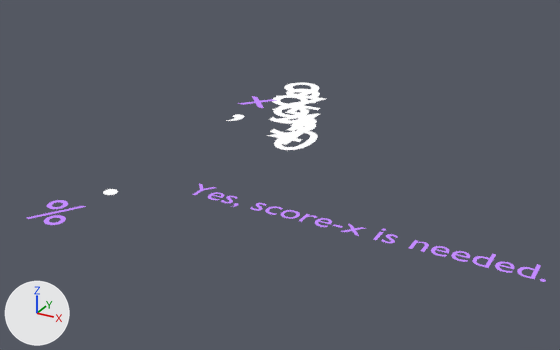
An edit to the Blender file rendermarker.numbers_score.blend, drawn before and after from the same camera.
Camera for both pictures: a 50 mm camera at (4.01, -4.66, 3.35) aimed at (0.95, 0.91, 0.56). Every picture has the same lights, and +X, +Y and +Z are marked at lower left. Text is drawn in Blender's own font.

The scene before the commit, as lines of its bpy script (objects in view):
```python
txt_text = bpy.data.curves.new('Text', 'FONT')
txt_text.body = 'Yes, score-x is needed.'
txt_text.materials.append(mat_sliderborderpurple_ish)  # purple #c48bff
txt_text.size = 0.3
txt_text_011 = bpy.data.curves.new('Text.011', 'FONT')
txt_text_011.body = '%'
txt_text_011.materials.append(mat_sliderborderpurple_ish)  # purple #c48bff
txt_text_011.align_x = 'CENTER'
txt_text_013 = bpy.data.curves.new('Text.013', 'FONT')
txt_text_013.body = '.'
txt_text_013.materials.append(mat_white)  # white #ffffff
txt_text_013.align_x = 'CENTER'
txt_text_013.align_y = 'CENTER'
txt_text_013.space_line = 0.53
txt_text_014 = bpy.data.curves.new('Text.014', 'FONT')
txt_text_014.body = ','
txt_text_014.materials.append(mat_white)  # white #ffffff
txt_text_014.align_x = 'CENTER'
txt_text_014.align_y = 'CENTER'
txt_text_014.space_line = 0.53
txt_text_016 = bpy.data.curves.new('Text.016', 'FONT')
txt_text_016.body = 'x'
txt_text_016.materials.append(mat_sliderborderpurple_ish)  # purple #c48bff
txt_text_016.align_x = 'CENTER'
txt_text_016.align_y = 'BOTTOM_BASELINE'
txt_text_016.space_line = 0.53
ob_text = bpy.data.objects.new('Text', txt_text)
ob_text.location = (0.643, -0.109, 0.734)
ob_text_001 = bpy.data.objects.new('Text.001', txt_text_011)
ob_text_001.location = (-0.001, -1.038, 0.734)
ob_text_001.scale = (0.521, 0.521, 0.521)
ob_text_057 = bpy.data.objects.new('Text.057', txt_text_013)
ob_text_057.location = (0.0, 0.0, 0.653)
ob_text_074 = bpy.data.objects.new('Text.074', txt_text_014)
ob_text_074.location = (0.0, 2.0, 0.691)
ob_text_075 = bpy.data.objects.new('Text.075', txt_text_016)
ob_text_075.location = (0.0, 2.0, 0.734)
ob_text_075.scale = (0.664, 0.664, 0.664)
```
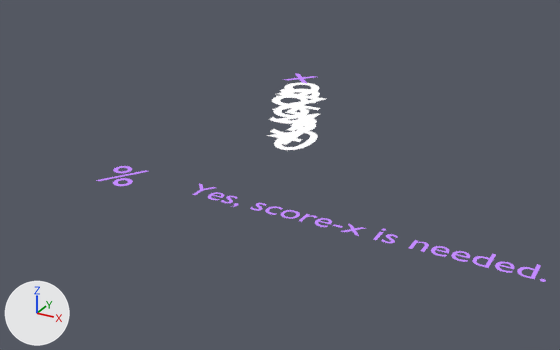
Boxes [x1, y1, x2, y2] around the edits, measured in the pictures (560 x 350 px):
'Text.001', moved
    before: [27, 200, 86, 225]
    after: [96, 166, 148, 186]
'Text.075', moved
    before: [237, 96, 277, 108]
    after: [283, 73, 315, 84]
'Text.074', moved
    before: [226, 114, 244, 121]
    after: [277, 89, 290, 94]
'Text.057', moved
    before: [103, 189, 118, 195]
    after: [279, 93, 290, 96]

The change, as a list of edits to the scene's bpy script:
```text
Change ob_text_001:
    ob_text_001.location: (-0.001, -1.038, 0.734) -> (-0.001, -0.258, 0.734)
Change ob_text_057:
    ob_text_057.location: (0.0, 0.0, 0.653) -> (0.0, 3.0, 0.653)
Change ob_text_074:
    ob_text_074.location: (0.0, 2.0, 0.691) -> (0.0, 3.0, 0.691)
Change ob_text_075:
    ob_text_075.location: (0.0, 2.0, 0.734) -> (0.0, 3.0, 0.734)
```
